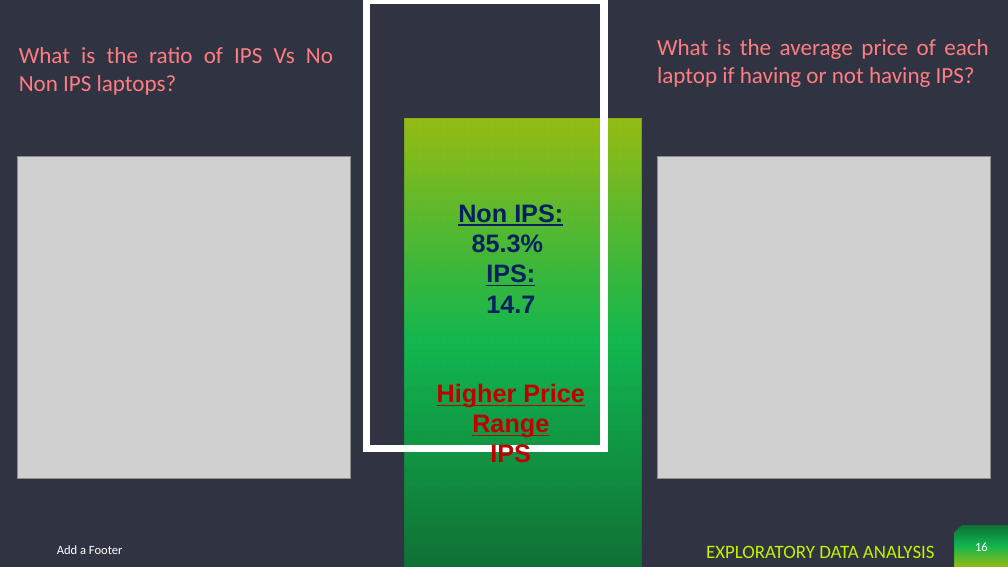
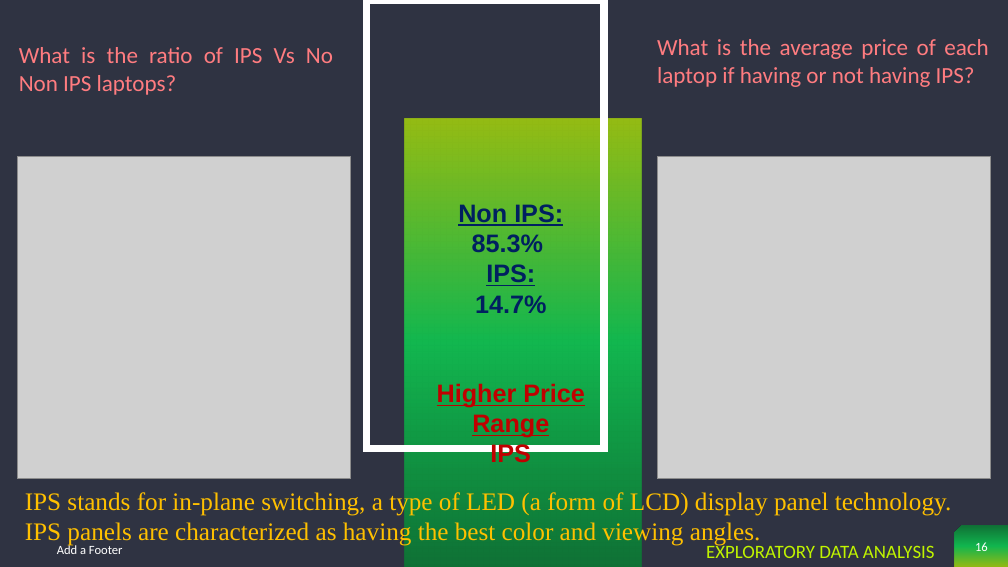
Before and after one commit to PassionateDataScientist/Laptop_price_capstone2, a slide deck: slide 16 of Laptop Price Prediction.pptx. Drawn at 1008x567 pixels with LibreOffice and Linux fonts; fonts in the diff are those of the drawing; grey boxes stand for pictures. Boxes give left, top, right and bottom in pixels: in the first picture for what was removed or moved away, otherwise in the second. Text is boxed around its words. In the diff, an @@ line names an element or a change of style, - is before the commit and + after.

```diff
--- a/Laptop Price Prediction.pptx
+++ b/Laptop Price Prediction.pptx
@@ text at box(475, 295, 546, 313): text changed @@
-14.7
+14.7%
@@ text added at box(25, 490, 952, 546), 24 pt, text #FFC000 @@
+IPS stands for in-plane switching, a type of LED (a form of LCD) display panel technology. IPS panels are characterized as having the best color and viewing angles.
```
Also in this commit, not shown: 10 other slides changed, 4 other files.
